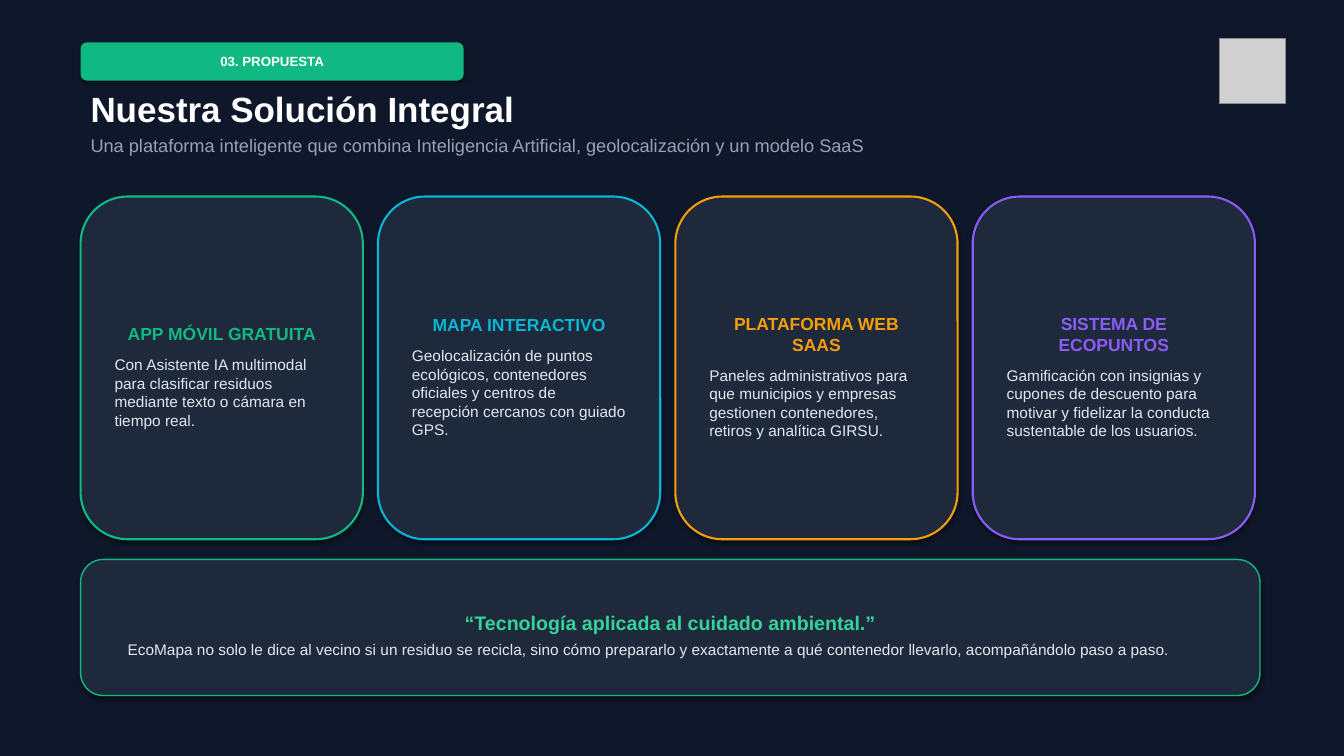
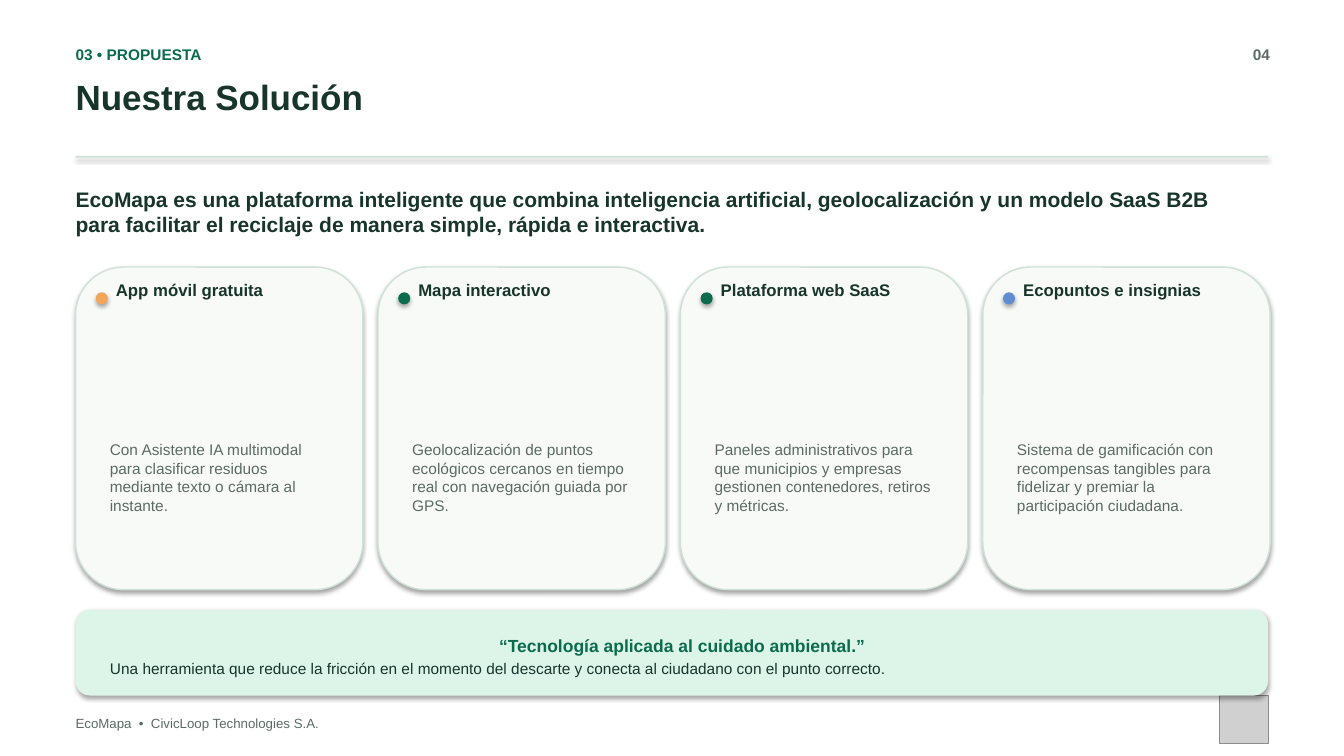
Before and after one commit to RomeroGerardo/EcoMapaLandinPage, a slide deck: slide 4 of Presentación - EcoMapa.pptx. Drawn at 1344x756 pixels with LibreOffice and Linux fonts; fonts in the diff are those of the drawing; grey boxes stand for pictures. Boxes give left, top, right and bottom in pixels: in the first picture for what was removed or moved away, otherwise in the second. Text is boxed around its words. In the diff, an @@ line names an element or a change of style, - is before the commit and + after.

Commit message:
docs: presentacion EcoMapa V2.1 con estetica limpia original (sin capturas ni diagramas) y branding CivicLoop Technologies SA

```diff
--- a/Presentación - EcoMapa.pptx
+++ b/Presentación - EcoMapa.pptx
@@ rectangle at [0, 0, 1344, 756]: fill #0F172A to #FFFFFF @@
@@ text at [76, 49, 202, 60]: text changed; size 9.5 to 11 pt; text colour #FFFFFF to #0B6B4D @@
-03. PROPUESTA
+03 • PROPUESTA
@@ text "03 • PROPUESTA": place and size @@
-text "03 • PROPUESTA" at [81, 42, 464, 81]
+text "03 • PROPUESTA" at [76, 49, 202, 60]
@@ text "03 • PROPUESTA" at [76, 49, 202, 60]: vertical alignment middle to top; fill #10B981 to none; shadow off @@
@@ text added at [1253, 49, 1270, 60], 11 pt, text #5C6B65, bold @@
+04
@@ text at [76, 84, 363, 111]: text changed; size 13 to 25 pt; text colour #94A3B8 to #17352B; bold on @@
-Nuestra Solución Integral
-Una plataforma inteligente que combina Inteligencia Artificial, geolocalización y un modelo SaaS
+Nuestra Solución
@@ rectangle added at [76, 156, 1268, 157], fill #CFE2D8 @@
@@ text added at [76, 191, 1208, 237], 15 pt, text #17352B, bold @@
+EcoMapa es una plataforma inteligente que combina inteligencia artificial, geolocalización y un modelo SaaS B2B para facilitar el reciclaje de manera simple, rápida e interactiva.
@@ rounded rectangle "Con Asistente IA multimodal para ...": place and size @@
-rounded rectangle "Con Asistente IA multimodal para ..." at [81, 197, 363, 539]
+rounded rectangle "Con Asistente IA multimodal para ..." at [76, 267, 363, 590]
@@ rounded rectangle "Con Asistente IA multimodal para ..." at [76, 267, 363, 590]: fill #1E293B to #F8FAF8; outline #10B981 1.5 pt to #CFE2D8 1 pt @@
@@ rounded rectangle "Geolocalización de puntos ecológicos cercanos ...": place and size @@
-rounded rectangle "Geolocalización de puntos ecológicos cercanos ..." at [378, 197, 660, 539]
+rounded rectangle "Geolocalización de puntos ecológicos cercanos ..." at [378, 267, 665, 590]
@@ rounded rectangle "Geolocalización de puntos ecológicos cercanos ..." at [378, 267, 665, 590]: fill #1E293B to #F8FAF8; outline #06B6D4 1.5 pt to #CFE2D8 1 pt @@
@@ rounded rectangle "Paneles administrativos para que municipios ...": place and size @@
-rounded rectangle "Paneles administrativos para que municipios ..." at [676, 197, 958, 539]
+rounded rectangle "Paneles administrativos para que municipios ..." at [681, 267, 968, 590]
@@ rounded rectangle "Paneles administrativos para que municipios ..." at [681, 267, 968, 590]: fill #1E293B to #F8FAF8; outline #F59E0B 1.5 pt to #CFE2D8 1 pt @@
@@ rounded rectangle "Sistema de gamificación con recompensas ...": place and size @@
-rounded rectangle "Sistema de gamificación con recompensas ..." at [973, 197, 1255, 539]
+rounded rectangle "Sistema de gamificación con recompensas ..." at [983, 267, 1270, 590]
@@ rounded rectangle "Sistema de gamificación con recompensas ..." at [983, 267, 1270, 590]: fill #1E293B to #F8FAF8; outline #8B5CF6 1.5 pt to #CFE2D8 1 pt @@
@@ ellipse added at [96, 292, 108, 304], fill #F2A65A @@
@@ text added at [116, 283, 264, 300], 12 pt, text #17352B, bold @@
+App móvil gratuita
@@ ellipse added at [398, 292, 410, 304], fill #0B6B4D @@
@@ text added at [418, 284, 551, 300], 12 pt, text #17352B, bold @@
+Mapa interactivo
@@ ellipse added at [701, 292, 713, 304], fill #0B6B4D @@
@@ text added at [721, 284, 890, 296], 12 pt, text #17352B, bold @@
+Plataforma web SaaS
@@ ellipse added at [1003, 292, 1015, 304], fill #5F8DD3 @@
@@ text added at [1023, 284, 1201, 300], 12 pt, text #17352B, bold @@
+Ecopuntos e insignias
@@ text in rounded rectangle at [110, 444, 302, 511]: text changed; text colour #E2E8F0 to #5C6B65 @@
-APP MÓVIL GRATUITA
-Con Asistente IA multimodal para clasificar residuos mediante texto o cámara en tiempo real.
+Con Asistente IA multimodal para clasificar residuos mediante texto o cámara al instante.
@@ text in rounded rectangle at [412, 443, 627, 511]: text changed; text colour #E2E8F0 to #5C6B65 @@
-MAPA INTERACTIVO
-Geolocalización de puntos ecológicos, contenedores oficiales y centros de recepción cercanos con guiado GPS.
+Geolocalización de puntos ecológicos cercanos en tiempo real con navegación guiada por GPS.
@@ text in rounded rectangle at [715, 444, 931, 514]: text changed; text colour #E2E8F0 to #5C6B65 @@
-PLATAFORMA WEB SAAS
-Paneles administrativos para que municipios y empresas gestionen contenedores, retiros y analítica GIRSU.
+Paneles administrativos para que municipios y empresas gestionen contenedores, retiros y métricas.
@@ text in rounded rectangle at [1017, 443, 1213, 514]: text changed; text colour #E2E8F0 to #5C6B65 @@
-SISTEMA DE ECOPUNTOS
-Gamificación con insignias y cupones de descuento para motivar y fidelizar la conducta sustentable de los usuarios.
+Sistema de gamificación con recompensas tangibles para fidelizar y premiar la participación ciudadana.
@@ rounded rectangle removed at [81, 560, 1260, 696] @@
-“Tecnología aplicada al cuidado ambiental.”
-EcoMapa no solo le dice al vecino si un residuo se recicla, sino cómo prepararlo y exactamente a qué contenedor llevarlo, acompañándolo paso a paso.
@@ rounded rectangle added at [76, 610, 1268, 696], fill #DDF4E9, 11 pt, text #17352B @@
+“Tecnología aplicada al cuidado ambiental.”
+Una herramienta que reduce la fricción en el momento del descarte y conecta al ciudadano con el punto correcto.
@@ text added at [76, 718, 319, 731], 9.5 pt, text #5C6B65 @@
+EcoMapa • CivicLoop Technologies S.A.
@@ picture: place and size @@
-picture at [1220, 38, 1286, 104]
+picture at [1220, 696, 1268, 744]
```
Also in this commit, not shown: 9 other slides changed, 3 slides added, 3 slides removed, 1 other file.
